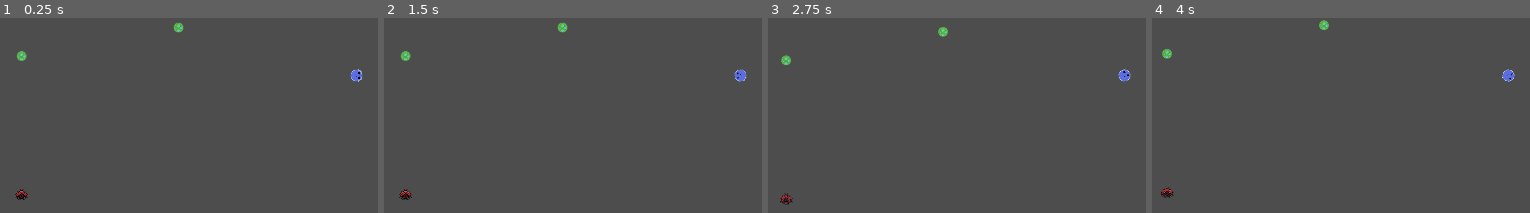
Above: before the commit, frames 1-4 (left to right).
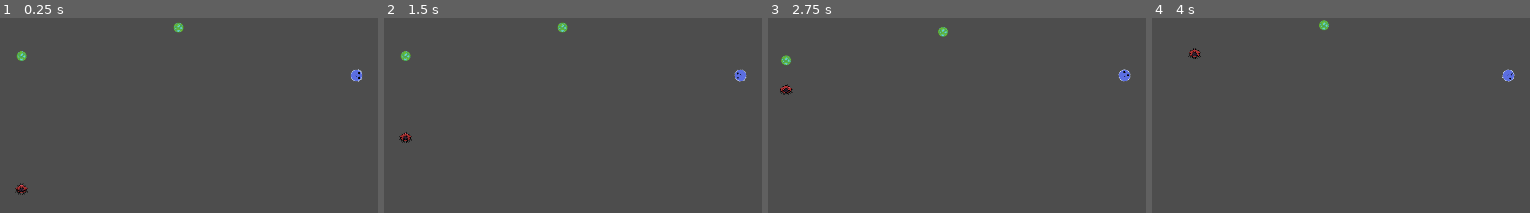
Above: after the commit, the same moments.

Repository: Ethan-D-S/primordial
Game: Godot game, scene res://main.tscn
Two runs of this game, one before a commit and one after it. Both use one fixed random seed, a clock stepped at 60 frames per second and the inputs below.
Inputs (mouse positions are % of the whole screen's width and height, from its top left):
- Up to frame 1 (0.25 s): no input
- Up to frame 2 (1.5 s): tap Enter at 0.5 s; move the mouse to (70, 51) at 0.52 s; click (70, 51) at 0.6 s; move the mouse to (26, 63) at 1.27 s; click (26, 63) at 1.35 s
- Up to frame 3 (2.75 s): tap Space at 2 s; move the mouse to (58, 32) at 2.02 s; click (58, 32) at 2.1 s
- Up to frame 4 (4 s): tap Enter at 2.75 s; move the mouse to (42, 80) at 2.77 s; click (42, 80) at 2.85 s; move the mouse to (79, 74) at 3.52 s; click (79, 74) at 3.6 s
The pictures show only the part of the screen within x 0-50%, y 42-92%; the shares and areas given below are measured in that part.

The runs differ from the first frame. In frame 1, 0.2% of the frame differs, in the area x 3-8%, y 84-94%; in frame 2, 0.2%; in frame 3, 0.2%; in frame 4, 0.4%, in the area x 2-13%, y 15-93%.

Commit message:
wanderers now chase algae

Diff:
--- a/algae.tscn
+++ b/algae.tscn
@@ -6,7 +6,7 @@
 [sub_resource type="CircleShape2D" id="CircleShape2D_8k7eq"]
 radius = 11.0454
 
-[node name="Algae" type="Area2D" groups=["\"algae\""]]
+[node name="Algae" type="Area2D" groups=["algae"]]
 script = ExtResource("1_gv6lf")
 
 [node name="CollisionShape2D" type="CollisionShape2D" parent="."]
--- a/wanderer.gd
+++ b/wanderer.gd
@@ -8,6 +8,7 @@
 
 func _physics_process(delta: float) -> void:
 	if is_instance_valid(target):
+		print("chasing: ", target.global_position)
 		# normalize position difference so that the vector will be no greater than 1
 		var direction = (target.global_position-global_position).normalized()
 		velocity = lerp(velocity, direction * speed, 10*delta)
@@ -17,19 +18,15 @@
 
 	move_and_slide()
 
-# triggers enterer's eat()
-func _on_border_body_entered(body: Node2D) -> void:
-	if body.mass > mass:
-		body.eat(mass)
-		queue_free()
+
 
 func find_target() -> Node2D:
 	#get bodies from sight area
-	var bodies = $sight_area.get_overlapping_bodies()
-
-	for body in bodies:
-		if body.is_in_group("algae"):
-			return body
+	var areas = $sight_area.get_overlapping_areas()
+	#print("areas found: ", areas.size())
+	for area in areas:
+		if area.is_in_group("algae"):
+			return area
 	# no targets
 	return null
 
@@ -37,3 +34,9 @@
 func eat(mass_eaten):
 	mass += mass_eaten
 #	grow()
+
+
+func _on_border_area_entered(area: Area2D) -> void:
+	if area.is_in_group("algae"):
+		eat(area.mass)
+		area.queue_free()
--- a/wanderer.tscn
+++ b/wanderer.tscn
@@ -26,4 +26,4 @@
 [node name="CollisionShape2D" type="CollisionShape2D" parent="border"]
 shape = SubResource("CircleShape2D_icjva")
 
-[connection signal="body_entered" from="border" to="." method="_on_border_body_entered"]
+[connection signal="area_entered" from="border" to="." method="_on_border_area_entered"]
